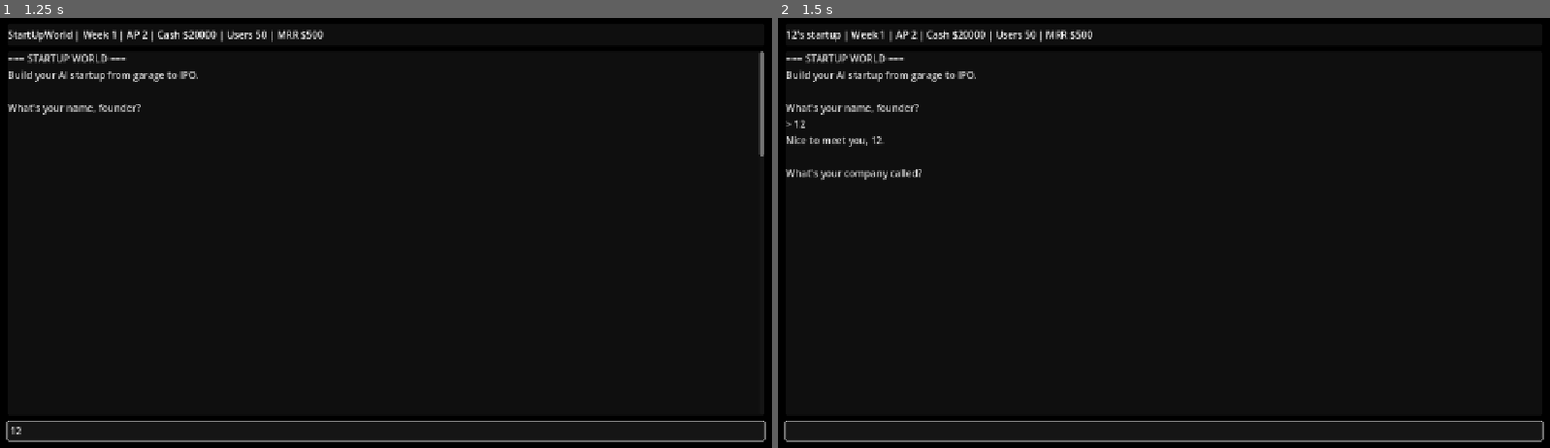
Above: before the commit, frames 1-2 (left to right).
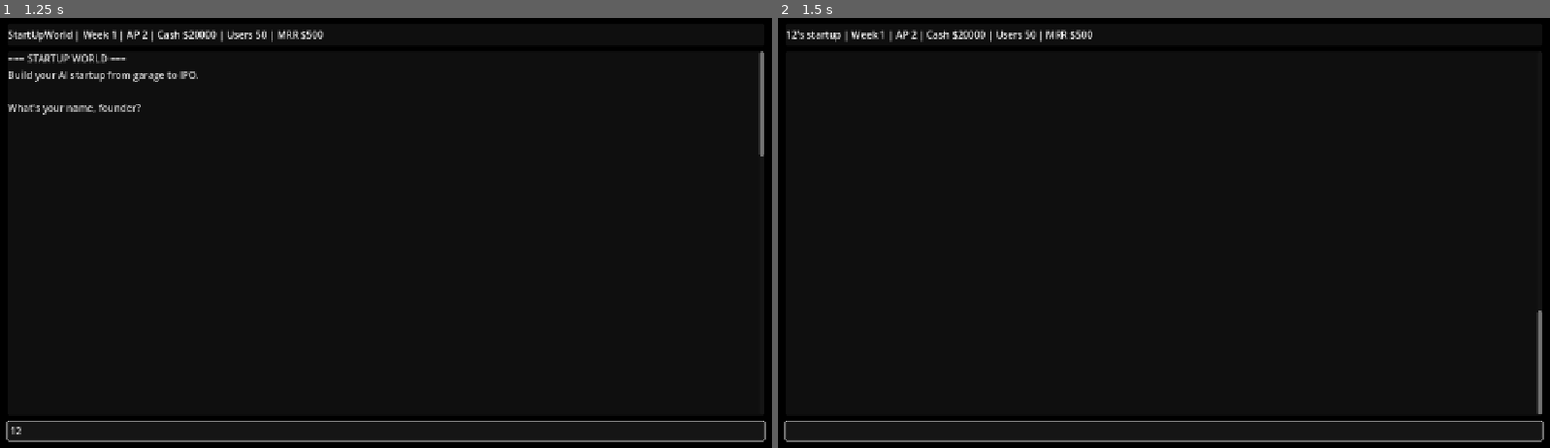
Above: after the commit, the same moments.

Repository: jmslerner/StartUpWorld
Game: Godot game, scene res://scenes/main.tscn
Same seed, same stepped clock (60 frames per second), same inputs: the game is played once before the commit and once after it.
Inputs (mouse positions are in pixels of both pictures, inside the frame that each line leads up to):
- Up to frame 1 (1.25 s): click (386, 430) at 0.52 s; type "12" at 0.6 s
- Up to frame 2 (1.5 s): tap Enter at 1.25 s

Frame 1 is identical in both runs. In frame 2, 1.2% of the frame differs, in the area x 1-99%, y 8-93%.
Error before the commit: Invalid assignment of property or key 'border_width_all' with value of type 'int' on a base object of type 'StyleBoxFlat'. (res://scripts/Terminal.gd:59)
Error after the commit: Invalid assignment of property or key 'border_width_all' with value of type 'int' on a base object of type 'StyleBoxFlat'. (res://scripts/Terminal.gd:61)

Commit message:
Fix web log panel collapsing

Diff:
--- a/scenes/Terminal.tscn
+++ b/scenes/Terminal.tscn
@@ -40,12 +40,13 @@
 
 [node name="Log" type="Label" parent="Layout/LogPanel/Scroll"]
 size_flags_horizontal = 3
-size_flags_vertical = 0
+size_flags_vertical = 1
 autowrap_mode = 3
 text = ""
 
 [node name="InputPanel" type="PanelContainer" parent="Layout"]
 size_flags_horizontal = 3
+size_flags_vertical = 0
 
 [node name="Input" type="LineEdit" parent="Layout/InputPanel"]
 size_flags_horizontal = 3
--- a/scripts/Terminal.gd
+++ b/scripts/Terminal.gd
@@ -29,6 +29,8 @@
 	input.focus_exited.connect(_on_input_focus_changed)
 	# Ensure terminal text is visible across platforms (HTML5 can differ in theme defaults).
 	log.add_theme_color_override("font_color", prompt_color)
+	# Prevent the log label from ever collapsing to 0 height (can happen inside ScrollContainer on some platforms).
+	log.custom_minimum_size = Vector2(0, 1)
 	_apply_theme_overrides()
 	_apply_responsive_layout()
 	get_viewport().size_changed.connect(_on_viewport_resized)
@@ -162,7 +164,8 @@
 
 func _update_log_size() -> void:
 	# Ensure the label grows to fit content so the ScrollContainer can scroll.
-	log.custom_minimum_size = log.get_minimum_size()
+	var min_size := log.get_combined_minimum_size()
+	log.custom_minimum_size = Vector2(min_size.x, maxf(min_size.y, 1.0))
 
 func _sync_pause_ui(force: bool) -> void:
 	var should_show := GameState.paused
Not shown, changed: web/index.html
Not shown, changed: web/index.pck
